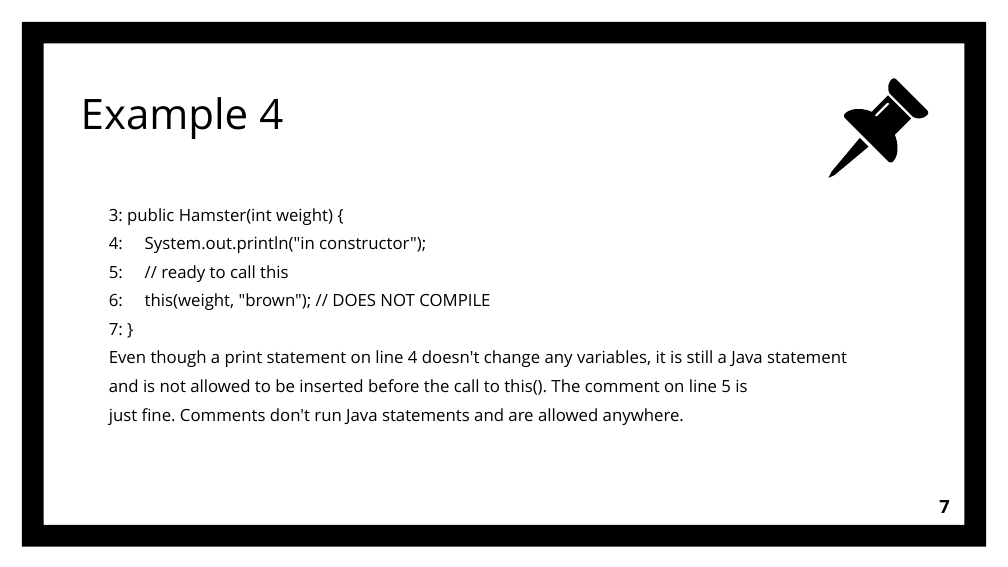
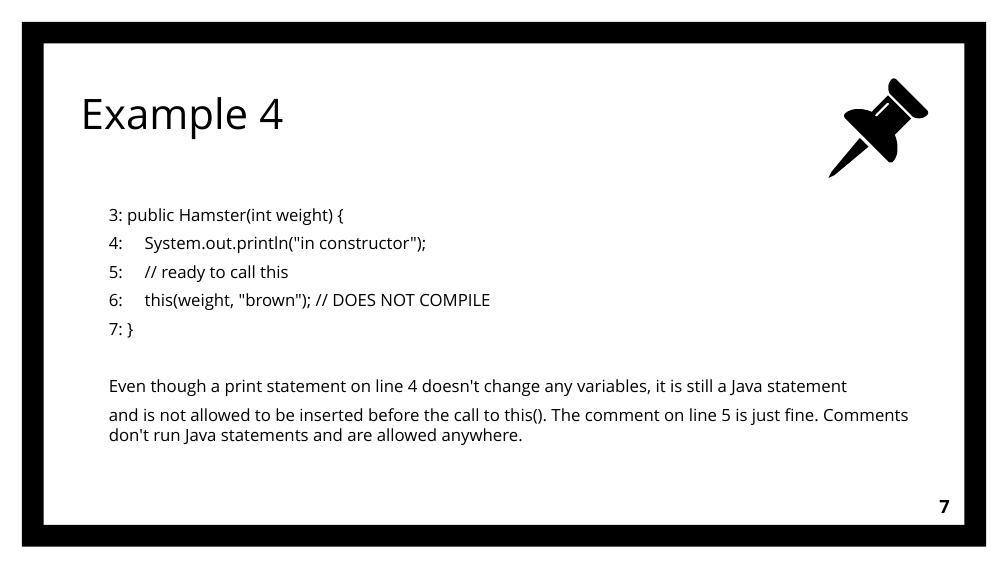
Before and after one commit to Grigory2000/OCATests, a slide deck: slide 7 of OCA Chapter 4 part 3.pptx. Drawn at 1008x567 pixels with LibreOffice and Linux fonts; fonts in the diff are those of the drawing. Boxes give left, top, right and bottom in pixels: in the first picture for what was removed or moved away, otherwise in the second. Text is boxed around its words. In the diff, an @@ line names an element or a change of style, - is before the commit and + after.

```diff
--- a/OCA Chapter 4 part 3.pptx
+++ b/OCA Chapter 4 part 3.pptx
@@ text at bbox=[109, 408, 909, 445]: text changed @@
-and is not allowed to be inserted before the call to this(). The comment on line 5 is
-just fine. Comments don't run Java statements and are allowed anywhere.
+and is not allowed to be inserted before the call to this(). The comment on line 5 is just fine. Comments don't run Java statements and are allowed anywhere.
```
Also in this commit, not shown: 6 other slides changed, 11 slides added, 31 other files.
